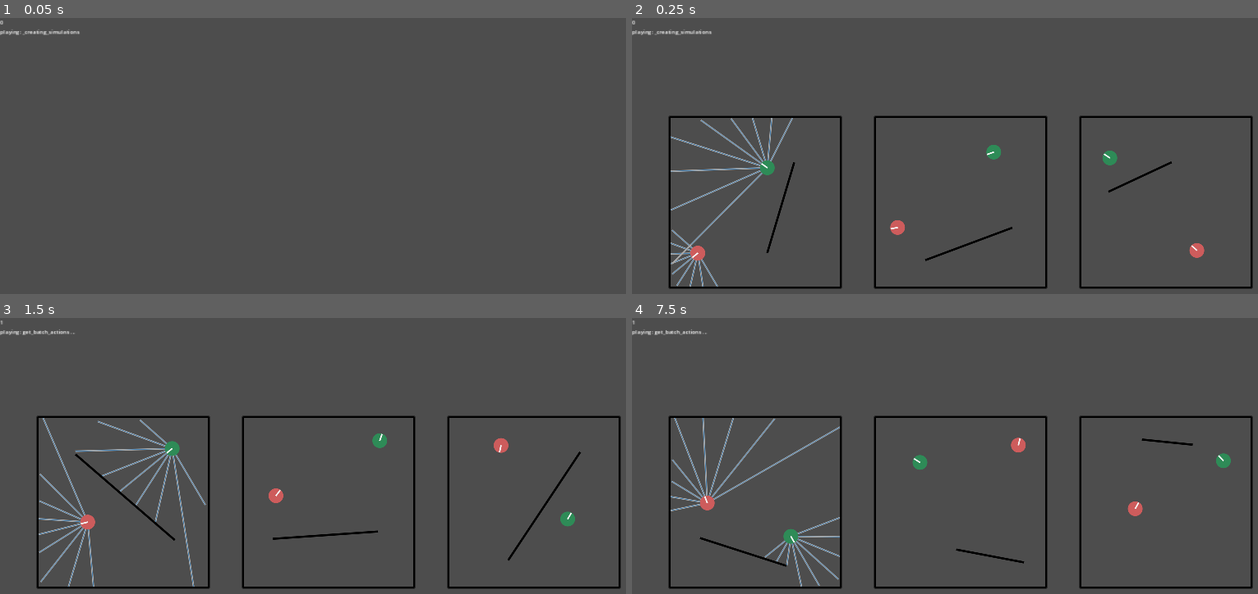
Above: before the commit, frames 1-4 (two rows, left to right).
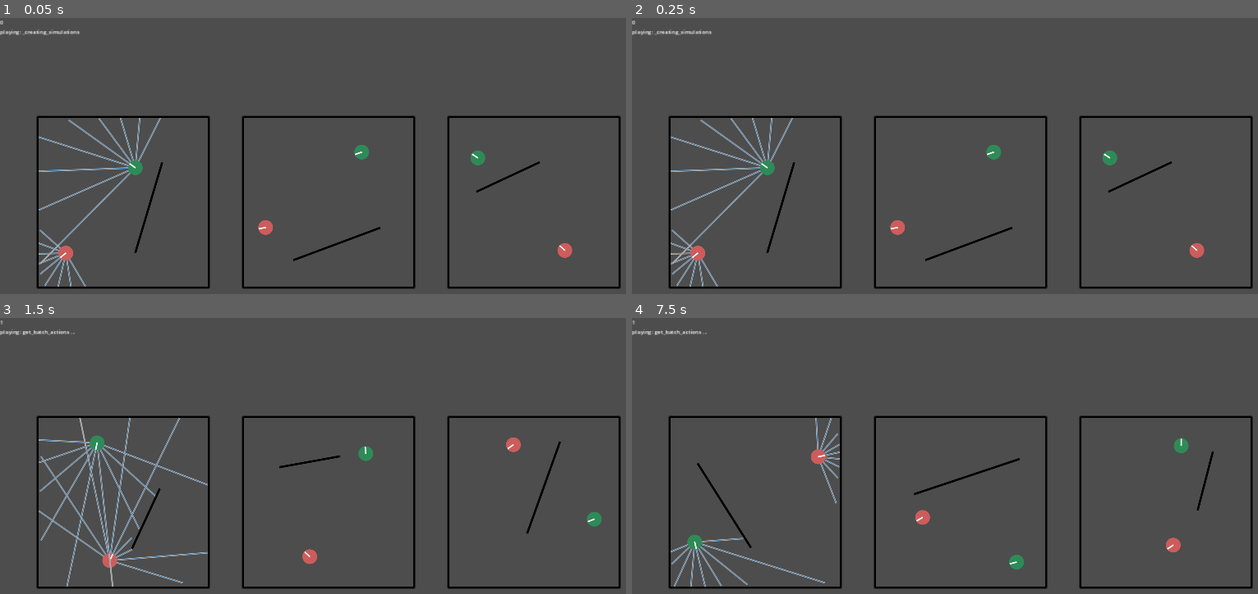
Above: after the commit, the same moments.

Repository: stokatyan/godot-ai
Game: Godot game, scene res://FindCoinGame/FCGEnv.tscn
Same seed, same stepped clock (60 frames per second), same inputs: the game is played once before the commit and once after it.
Inputs:
- Up to frame 1 (0.05 s): no input
- Up to frame 2 (0.25 s): no input
- Up to frame 3 (1.5 s): tap Enter at 0.5 s; hold D 0.53-1.28 s; tap 2 at 0.6 s; tap Space at 0.77, 1.25 s; hold S from 1.28 s (still down); tap 3 at 1.35 s
- Up to frame 4 (7.5 s): tap Space at 1.52, 2.75, 3.02, 3.77, 4.25, 4.52, 6.02, 6.77 s; tap Enter at 2, 2.85, 3.5 s; release S at 2.03 s; hold D 2.03-2.78 s; tap O at 2.1 s; hold Up 2.78-3.53 s; hold 7 3.53-4.28 s; hold A 3.53-5.03 s; tap 8 at 4.35 s; hold S 5.03-5.78 s; hold 9 5.03-5.78 s; hold D 5.78-6.53 s; tap 0 at 5.85 s; hold Up 6.53-7.28 s; hold Shift 6.53-7.28 s; hold D from 7.28 s (still down); tap 2 at 7.35 s

The runs differ from the first frame. In frame 1, 4.8% of the frame differs, in the area x 5-100%, y 35-99%; in frame 2, nothing differs; in frame 3, 4.6%; in frame 4, 3.5%.
Error in both runs: Cannot call method 'poll' on a null value. (res://AI/AIServerTCP.gd:40)

Commit message:
save both trained; need to test loop training

Diff:
--- a/godot-ai-client/FindCoinGame/FCGEnv.gd
+++ b/godot-ai-client/FindCoinGame/FCGEnv.gd
@@ -88,7 +88,7 @@
 	return FCGSimulation.new() as FCGSimulation
 
 func get_simulation_count() -> int:
-	return 60
+	return 20
 
 func get_steps_in_round() -> int:
 	return 60
--- a/godot-ai-client/FindCoinGame/FCGSimulation.gd
+++ b/godot-ai-client/FindCoinGame/FCGSimulation.gd
@@ -207,7 +207,7 @@
 	var agent = _agents[agent_index]
 	var motion_vector = Vector2(action_vector[0], action_vector[1]) * agent._radius
 	if agent_index > 0:
-		motion_vector *= 2
+		motion_vector *= 1.2
 
 	var transform: Transform2D = get_transform(agent._physics_body)
 	var space_state = PhysicsServer2D.space_get_direct_state(_physics_space)
Not shown, changed: godot-ai-client/checkpoints/target.pt
